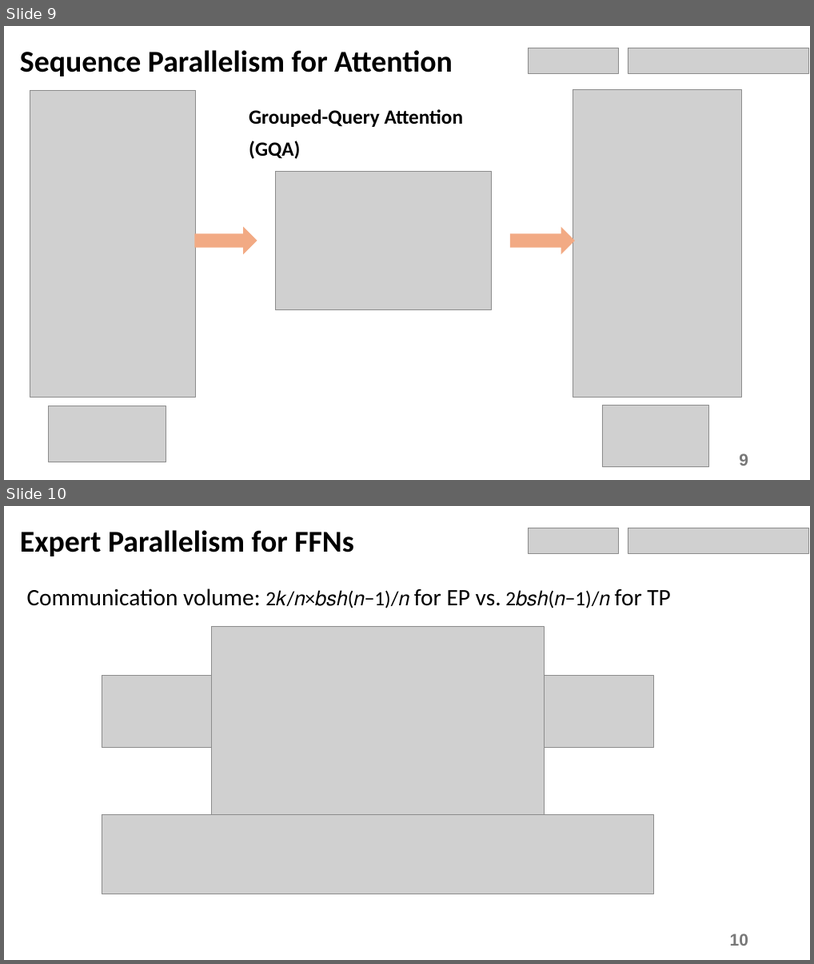
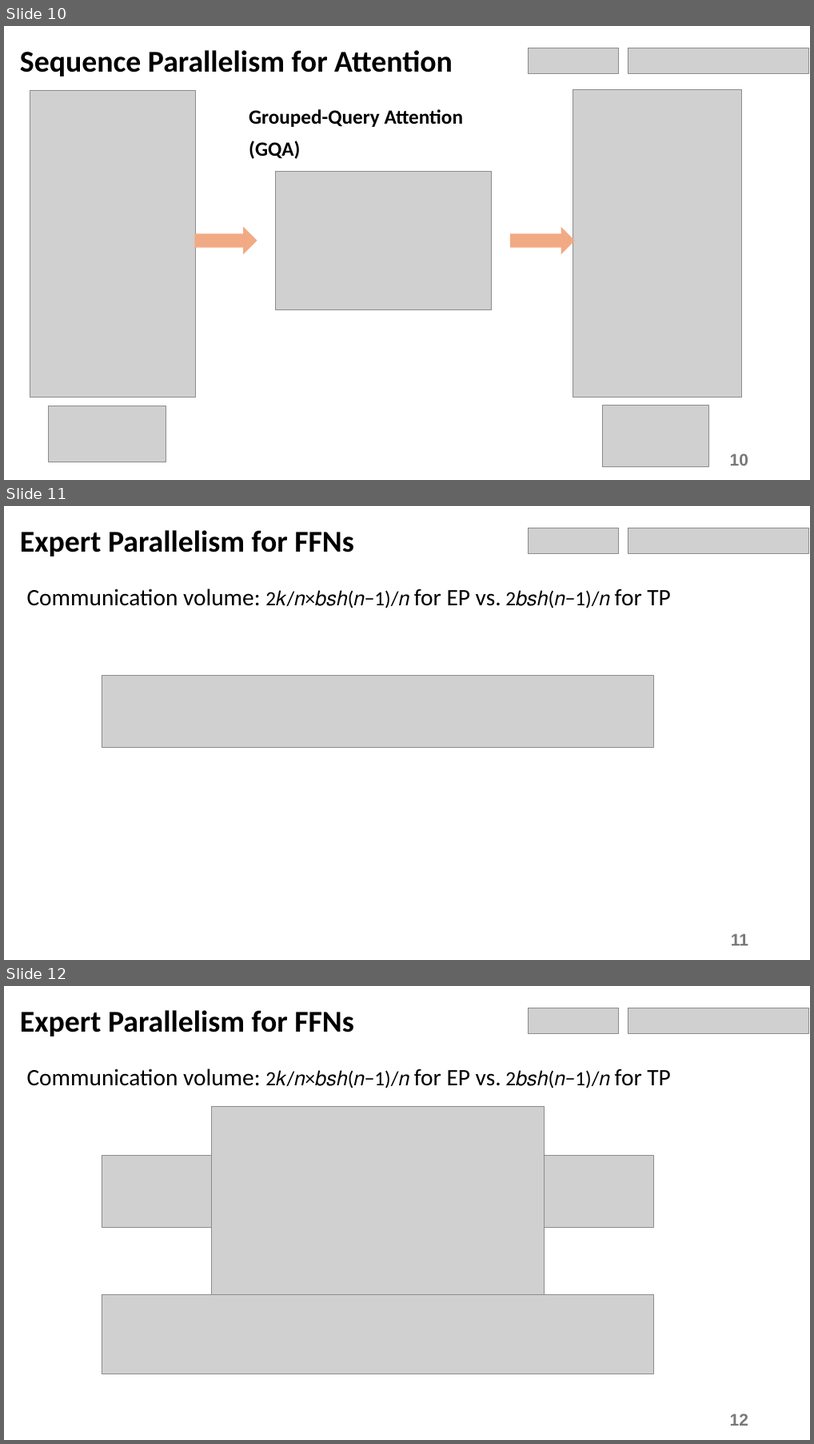
Before and after one commit to chaojin0310/chaojin0310.github.io, a slide deck: files/slides/EuroSys26-MegaScale-MoE-slides.pptx. Shown one above the other, each under a label of ours: slides 9 and 10 before the commit, slides 10, 11 and 12 after it. The pictures are 814x964 and 814x1444 pixels, drawn with LibreOffice and Linux fonts; fonts in the diff are those of the drawing; grey boxes stand for pictures. Boxes give left, top, right and bottom in pixels: in the first picture for what was removed or moved away, otherwise in the second. Text is boxed around its words. In the diff, an @@ line names an element or a change of style, - is before the commit and + after.

```diff
--- a/files/slides/EuroSys26-MegaScale-MoE-slides.pptx
+++ b/files/slides/EuroSys26-MegaScale-MoE-slides.pptx
@@ slide 11 added at [4,506,810,960], background #FFFFFF @@
@@ picture added at [529,528,618,554] @@
@@ picture added at [628,528,810,553] @@
@@ title added at [20,530,354,556], 36 pt, text #000000, bold @@
+Expert Parallelism for FFNs
@@ text added at [27,588,670,608], 28 pt, text #000000 @@
+Communication volume: 2𝑘/𝑛×𝑏𝑠ℎ(𝑛−1)/𝑛 for EP vs. 2𝑏𝑠ℎ(𝑛−1)/𝑛 for TP
@@ picture added at [102,676,654,748] @@
@@ page number added at [731,933,749,945], 20 pt, text #797979, bold @@
+11
@@ what was slide 9 is now slide 10 @@
@@ page number at [730,453,749,465]: text changed @@
-9
+10
@@ what was slide 10 is now slide 12 @@
@@ page number at [730,1413,749,1425]: text changed @@
-10
+12
```
Also in this commit, not shown: 1 other slide added, 3 other files.
